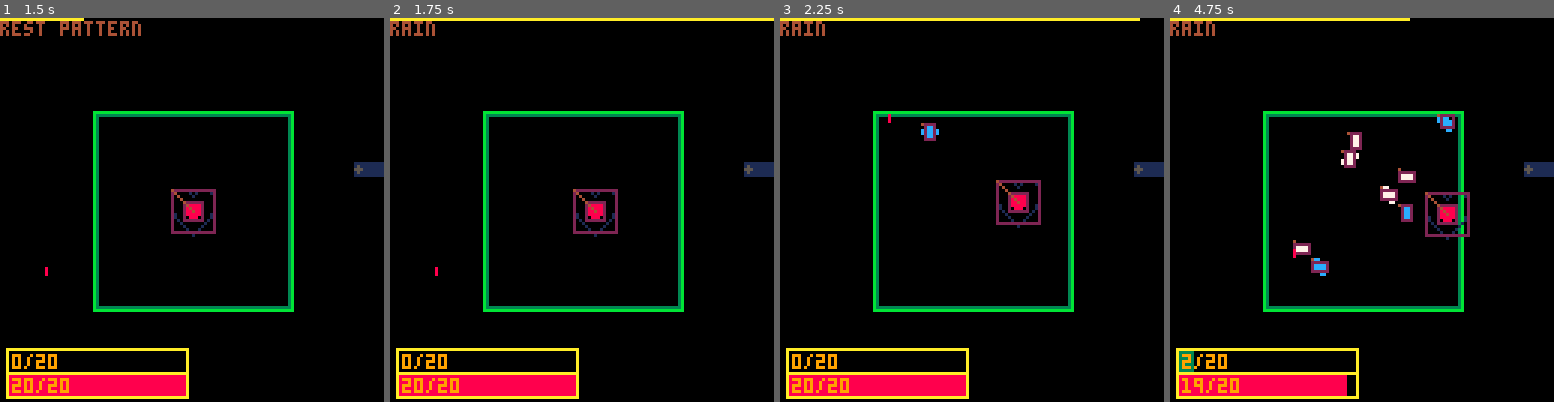
Above: before the commit, frames 1-4 (left to right).
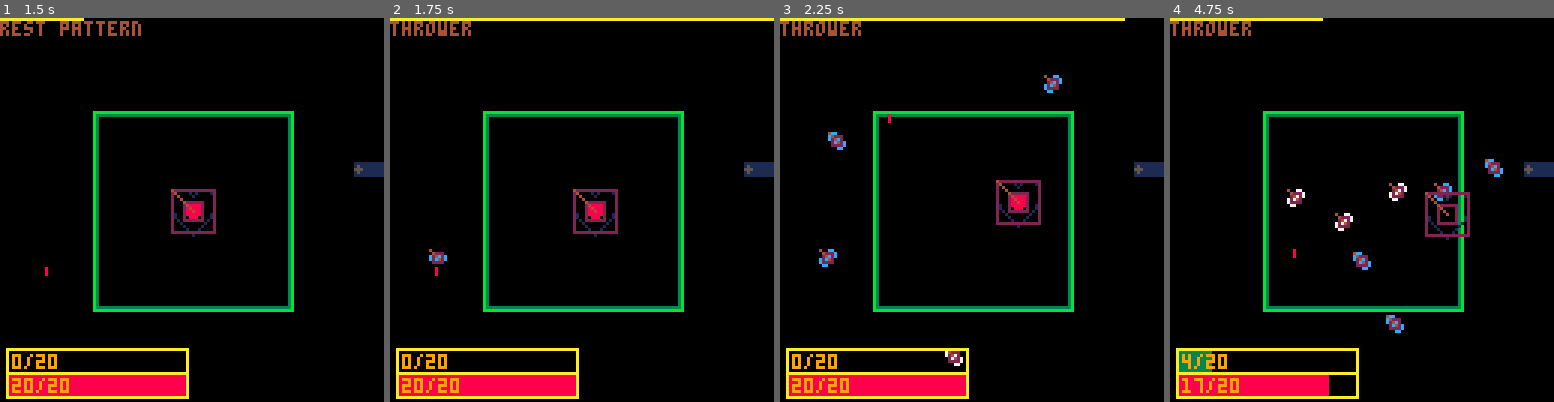
Above: after the commit, the same moments.

Repository: GiovanH/Pico8_Dev
Game: PICO-8 cartridge undertale.p8
The game is run twice, just before and just after one commit, with the same random seed, the same clock (stepped at 60 frames per second) and the same inputs.
Inputs (mouse positions are in pixels of both pictures, inside the frame that each line leads up to):
- Up to frame 1 (1.5 s): tap X (X key) at 0.33, 1.07 s; click (280, 121) at 0.67 s; tap O (Z key) at 0.7 s; click (46, 267) at 1.22 s
- Up to frame 2 (1.75 s): hold Right from 1.6 s (still down); tap O (Z key) at 1.7 s
- Up to frame 3 (2.25 s): click (887, 114) at 1.77 s; tap X (X key) at 1.85 s; release Right at 2.1 s; tap O (Z key) at 2.1 s; hold Up from 2.15 s (still down)
- Up to frame 4 (4.75 s): click (1342, 259) at 2.32 s; release Up at 2.42 s; hold Right 2.47-3.03 s; tap O (Z key) every 0.4 s from 2.5 to 4.5 s; click (1404, 106) at 2.87 s; tap X (X key) at 2.97, 4.08 s; hold Left 3.08-3.58 s; click (1465, 256) at 3.42 s; hold Down 3.63-3.97 s; click (1231, 102) at 3.97 s; hold Right 4.02-4.68 s; click (1292, 248) at 4.52 s; hold Up from 4.73 s (still down)

Frame 1 is identical in both runs. In frame 2, 0.5% of the frame differs, in the area x 0-22%, y 0-65%; in frame 3, 1.1%; in frame 4, 3.4%, in the area x 0-87%, y 0-99%.

Commit message:
Compound patterns

Diff:
--- a/undertale.p8
+++ b/undertale.p8
@@ -457,7 +457,7 @@
 end
 function entity:update()
  if (self._coupdate and costatus(self._coupdate) != 'dead') assert(coresume(self._coupdate, self))
- if self.ttl then
+ if self.ttl != nil then
   self.ttl -= 1
   if (self.ttl < 1) self:destroy()
  end
@@ -1018,8 +1018,9 @@
  name = "??? pattern",
  lifespan = 200
 }
-function t_pattern:init()
+function t_pattern:init(arena)
  entity.init(self)
+ self.arena = arena
  self.children = {}
  self.ttl = self.lifespan
 end
@@ -1027,8 +1028,7 @@
  line(0, 0, 128*(self.ttl / self.lifespan), 0, 10)
 end
 function t_pattern:addchild(newbullet)
- self.stage:add(newbullet)
- add(self.children, newbullet)
+ add(self.children, self.stage:add(newbullet))
 end
 function t_pattern:destroy()
  foreach(self.children, function(c) c:destroy() end)
@@ -1040,20 +1040,38 @@
  lifespan = 60
 }
 
+local t_pattern_compound = t_pattern:extend{
+ name = "base compound pattern",
+ subpatterns = nil
+}
+function t_pattern_compound:onadd()
+ self.children = {}
+ for p in all(self.subpatterns) do
+  local c = self.stage:add(p(self.arena))
+  add(self.children, c)
+  self.lifespan = max(self.lifespan, c.lifespan)
+ end
+
+ for c in all(self.children) do
+  c.lifespan = self.lifespan
+  c.ttl = self.lifespan
+ end
+ self.ttl = self.lifespan
+end
+
 local pat_rain = t_pattern:extend{
  name = "rain",
  lifespan = 8 * 60
 }
-function pat_rain:update()
- t_pattern.update(self)
- if (self._doomed) return
+function pat_rain:coupdate()
  local arena = self.stage.arena
  -- our turn
- if self.stage.mclock % 20 == 0 then
+ while true do
   self:addchild(b_fall(vec(
      rndr(arena.hbox.x0, arena.hbox.x1-4),
      arena.hbox.y0
     )))
+  yieldn(20)
  end
 end
 
@@ -1108,7 +1126,7 @@
  end
  shuffle_table(vecs)
  for v in all(vecs) do
-   printa(arena.hbox)
+   -- printa(arena.hbox)
    warnbox = bbox(
     arena.hbox.origin + v:dotp(arena.hbox.size),
     vec(0,0)
@@ -1124,7 +1142,14 @@
  end
 end
 
+local pat_comptest = t_pattern_compound:extend{
+ name = "compound pattern",
+ subpatterns = {pat_miner, pat_rain}
+}
+
 local lib_patterns = {
+
+ pat_comptest,
  pat_miner,
  pat_rain,
  pat_circthrow,
@@ -1280,11 +1305,11 @@
  if (debug) dbg.draw()
 end
 __gfx__
-08808800077000000808000000000000001111000111100000000000000000000000000000000000000000000000000000000000000000000000000000000000
-88888880777700008888800000000000010000101000010000000000000000000000000000000000000000000000000000000000000000000000000000000000
-88888880777700008888800000000000100000010000001000000000000000000000000000000000000000000000000000000000000000000000000000000000
-88888880077000000888000000000000100000000000001000000000000000000000000000000000000000000000000000000000000000000000000000000000
-08888800000000000080000000000000100000000000001000000000000000000000000000000000000000000000000000000000000000000000000000000000
+08808800077000000000000000000000001111000111100000000000000000000000000000000000000000000000000000000000000000000000000000000000
+88888880777700000000000000000000010000101000010000000000000000000000000000000000000000000000000000000000000000000000000000000000
+88888880777700000000000000000000100000010000001000000000000000000000000000000000000000000000000000000000000000000000000000000000
+88888880077000000000000000000000100000000000001000000000000000000000000000000000000000000000000000000000000000000000000000000000
+08888800000000000000000000000000100000000000001000000000000000000000000000000000000000000000000000000000000000000000000000000000
 00888000000000000000000000000000100000000000001000000000000000000000000000000000000000000000000000000000000000000000000000000000
 00080000000000000000000000000000100000000000001000000000000000000000000000000000000000000000000000000000000000000000000000000000
 00000000000000000000000000000000100000000000001000000000000000000000000000000000000000000000000000000000000000000000000000000000
@@ -1305,169 +1330,5 @@
 ccddeeff000000000000000000000000000000000000000000000000000000000000000000000000000000000000000000000000000000000000000000000000
 ccddeeff000000000000000000000000000000000000000000000000000000000000000000000000000000000000000000000000000000000000000000000000
 
-__gff__
-0000000000000000000000000000000000000000000000000000000000000000000000000000000000000000000000000000000000000000000000000000000000000000000000000000000000000000000000000000000000000000000000000000000000000000000000000000000000000000000000000000000000000000
-0000000000000000000000000000000000000000000000000000000000000000000000000000000000000000000000000000000000000000000000000000000000000000000000000000000000000000000000000000000000000000000000000000000000000000000000000000000000000000000000000000000000000000
-__map__
-0000000000000000000000000000000000000000000000000000000000000000000000000000000000000000000000000000000000000000000000000000000000000000000000000000000000000000000000000000000000000000000000000000000000000000000000000000000000000000000000000000000000000000
-0000000000000000000000000000000000000000000000000000000000000000000000000000000000000000000000000000000000000000000000000000000000000000000000000000000000000000000000000000000000000000000000000000000000000000000000000000000000000000000000000000000000000000
-0000000000000000000000000000000000000000000000000000000000000000000000000000000000000000000000000000000000000000000000000000000000000000000000000000000000000000000000000000000000000000000000000000000000000000000000000000000000000000000000000000000000000000
-0000000000000000000000000000000000000000000000000000000000000000000000000000000000000000000000000000000000000000000000000000000000000000000000000000000000000000000000000000000000000000000000000000000000000000000000000000000000000000000000000000000000000000
-0000000000000000000000000000000000000000000000000000000000000000000000000000000000000000000000000000000000000000000000000000000000000000000000000000000000000000000000000000000000000000000000000000000000000000000000000000000000000000000000000000000000000000
-0000000000000000000000000000000000000000000000000000000000000000000000000000000000000000000000000000000000000000000000000000000000000000000000000000000000000000000000000000000000000000000000000000000000000000000000000000000000000000000000000000000000000000
-0000000000000000000000000000000000000000000000000000000000000000000000000000000000000000000000000000000000000000000000000000000000000000000000000000000000000000000000000000000000000000000000000000000000000000000000000000000000000000000000000000000000000000
-0000000000000000000000000000000000000000000000000000000000000000000000000000000000000000000000000000000000000000000000000000000000000000000000000000000000000000000000000000000000000000000000000000000000000000000000000000000000000000000000000000000000000000
-0000000000000000000000000000000000000000000000000000000000000000000000000000000000000000000000000000000000000000000000000000000000000000000000000000000000000000000000000000000000000000000000000000000000000000000000000000000000000000000000000000000000000000
-0000000000000000000000000000000000000000000000000000000000000000000000000000000000000000000000000000000000000000000000000000000000000000000000000000000000000000000000000000000000000000000000000000000000000000000000000000000000000000000000000000000000000000
-0000000000000000000000000000000000000000000000000000000000000000000000000000000000000000000000000000000000000000000000000000000000000000000000000000000000000000000000000000000000000000000000000000000000000000000000000000000000000000000000000000000000000000
-0000000000000000000000000000000000000000000000000000000000000000000000000000000000000000000000000000000000000000000000000000000000000000000000000000000000000000000000000000000000000000000000000000000000000000000000000000000000000000000000000000000000000000
-0000000000000000000000000000000000000000000000000000000000000000000000000000000000000000000000000000000000000000000000000000000000000000000000000000000000000000000000000000000000000000000000000000000000000000000000000000000000000000000000000000000000000000
-0000000000000000000000000000000000000000000000000000000000000000000000000000000000000000000000000000000000000000000000000000000000000000000000000000000000000000000000000000000000000000000000000000000000000000000000000000000000000000000000000000000000000000
-0000000000000000000000000000000000000000000000000000000000000000000000000000000000000000000000000000000000000000000000000000000000000000000000000000000000000000000000000000000000000000000000000000000000000000000000000000000000000000000000000000000000000000
-0000000000000000000000000000000000000000000000000000000000000000000000000000000000000000000000000000000000000000000000000000000000000000000000000000000000000000000000000000000000000000000000000000000000000000000000000000000000000000000000000000000000000000
-0000000000000000000000000000000000000000000000000000000000000000000000000000000000000000000000000000000000000000000000000000000000000000000000000000000000000000000000000000000000000000000000000000000000000000000000000000000000000000000000000000000000000000
-0000000000000000000000000000000000000000000000000000000000000000000000000000000000000000000000000000000000000000000000000000000000000000000000000000000000000000000000000000000000000000000000000000000000000000000000000000000000000000000000000000000000000000
-0000000000000000000000000000000000000000000000000000000000000000000000000000000000000000000000000000000000000000000000000000000000000000000000000000000000000000000000000000000000000000000000000000000000000000000000000000000000000000000000000000000000000000
-0000000000000000000000000000000000000000000000000000000000000000000000000000000000000000000000000000000000000000000000000000000000000000000000000000000000000000000000000000000000000000000000000000000000000000000000000000000000000000000000000000000000000000
-0000000000000000000000000000000000000000000000000000000000000000000000000000000000000000000000000000000000000000000000000000000000000000000000000000000000000000000000000000000000000000000000000000000000000000000000000000000000000000000000000000000000000000
-0000000000000000000000000000000000000000000000000000000000000000000000000000000000000000000000000000000000000000000000000000000000000000000000000000000000000000000000000000000000000000000000000000000000000000000000000000000000000000000000000000000000000000
-0000000000000000000000000000000000000000000000000000000000000000000000000000000000000000000000000000000000000000000000000000000000000000000000000000000000000000000000000000000000000000000000000000000000000000000000000000000000000000000000000000000000000000
-0000000000000000000000000000000000000000000000000000000000000000000000000000000000000000000000000000000000000000000000000000000000000000000000000000000000000000000000000000000000000000000000000000000000000000000000000000000000000000000000000000000000000000
-0000000000000000000000000000000000000000000000000000000000000000000000000000000000000000000000000000000000000000000000000000000000000000000000000000000000000000000000000000000000000000000000000000000000000000000000000000000000000000000000000000000000000000
-0000000000000000000000000000000000000000000000000000000000000000000000000000000000000000000000000000000000000000000000000000000000000000000000000000000000000000000000000000000000000000000000000000000000000000000000000000000000000000000000000000000000000000
-0000000000000000000000000000000000000000000000000000000000000000000000000000000000000000000000000000000000000000000000000000000000000000000000000000000000000000000000000000000000000000000000000000000000000000000000000000000000000000000000000000000000000000
-0000000000000000000000000000000000000000000000000000000000000000000000000000000000000000000000000000000000000000000000000000000000000000000000000000000000000000000000000000000000000000000000000000000000000000000000000000000000000000000000000000000000000000
-0000000000000000000000000000000000000000000000000000000000000000000000000000000000000000000000000000000000000000000000000000000000000000000000000000000000000000000000000000000000000000000000000000000000000000000000000000000000000000000000000000000000000000
-0000000000000000000000000000000000000000000000000000000000000000000000000000000000000000000000000000000000000000000000000000000000000000000000000000000000000000000000000000000000000000000000000000000000000000000000000000000000000000000000000000000000000000
-0000000000000000000000000000000000000000000000000000000000000000000000000000000000000000000000000000000000000000000000000000000000000000000000000000000000000000000000000000000000000000000000000000000000000000000000000000000000000000000000000000000000000000
-0000000000000000000000000000000000000000000000000000000000000000000000000000000000000000000000000000000000000000000000000000000000000000000000000000000000000000000000000000000000000000000000000000000000000000000000000000000000000000000000000000000000000000
-…(130 lines of a section not shown)…
+
+
Not shown, changed: the music (__music__) section of undertale.p8
Not shown, changed: the sound effects (__sfx__) section of undertale.p8
